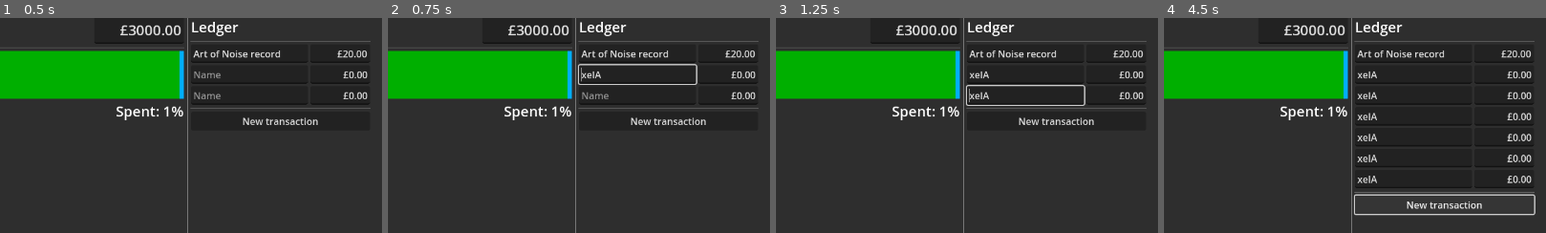
Above: before the commit, frames 1-4 (left to right).
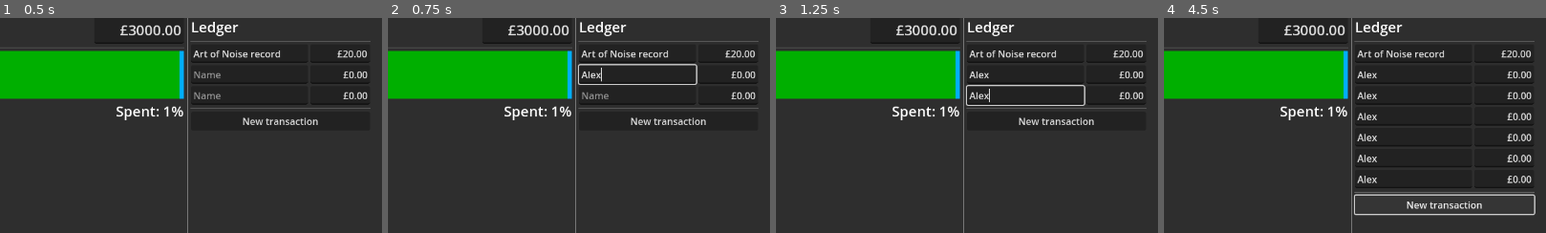
Above: after the commit, the same moments.

Repository: phrasmotica/budget-visualiser
Game: Godot game, scene res://app.tscn
The game is run twice, just before and just after one commit, with the same random seed, the same clock (stepped at 60 frames per second) and the same inputs.
Inputs (mouse positions are % of the whole screen's width and height, from its top left):
- Up to frame 1 (0.5 s): no input
- Up to frame 2 (0.75 s): click (83, 27) at 0.52 s; type "Alex" at 0.6 s
- Up to frame 3 (1.25 s): click (83, 32) at 0.75 s; type "Alex" at 0.83 s
- Up to frame 4 (4.5 s): click "New transaction" at 1.25 s; click (83, 37) at 2.02 s; type "Alex" at 2.1 s; click "New transaction" at 2.75 s; click "New transaction" at 3.5 s; tap Enter at 4.25 s
The pictures show only the part of the screen within x 50-100%, y 14-64%; the shares and areas given below are measured in that part.

Frame 1 is identical in both runs. In frame 2, 0.1% of the frame differs, in the area x 50-56%, y 23-30%; in frame 3, 0.3%; in frame 4, 0.7%, in the area x 50-56%, y 24-77%.

Commit message:
Fix bug in transaction name line edit

Diff:
--- a/scripts/transaction_input.gd
+++ b/scripts/transaction_input.gd
@@ -51,10 +51,11 @@
 		amount_edit.amount = transaction.amount if transaction else 0.0
 
 func handle_transaction_changed():
-	update_name()
-	update_amount()
+	if not prevent_callback:
+		update_name()
+		update_amount()
 
-	adjust()
+		adjust()
 
 func _on_name_edit_text_changed(new_text: String) -> void:
 	prevent_callback = true
